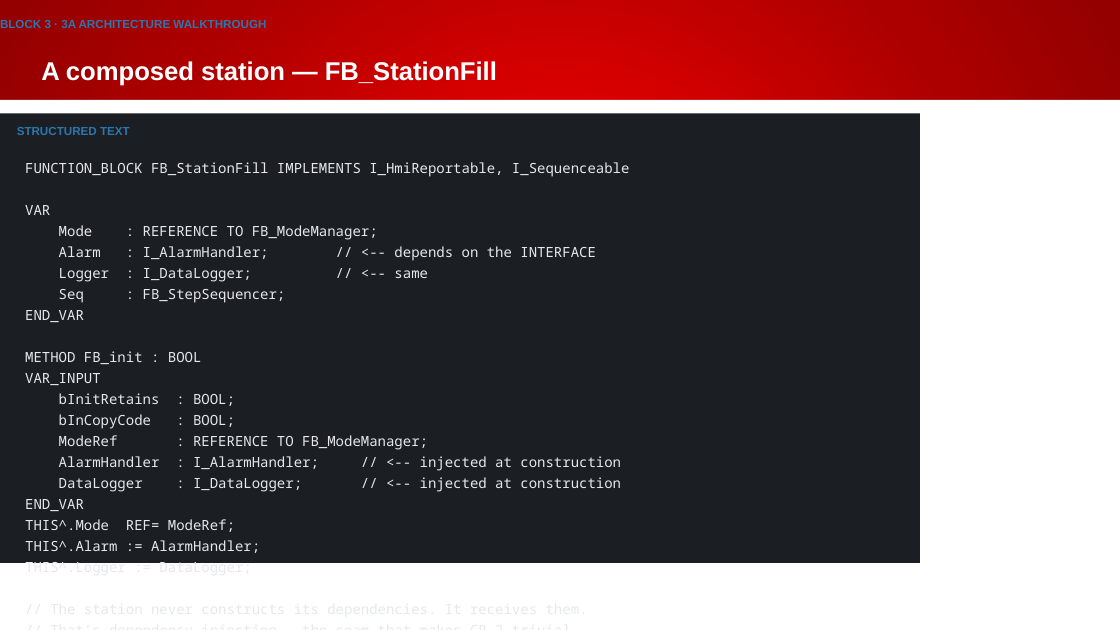
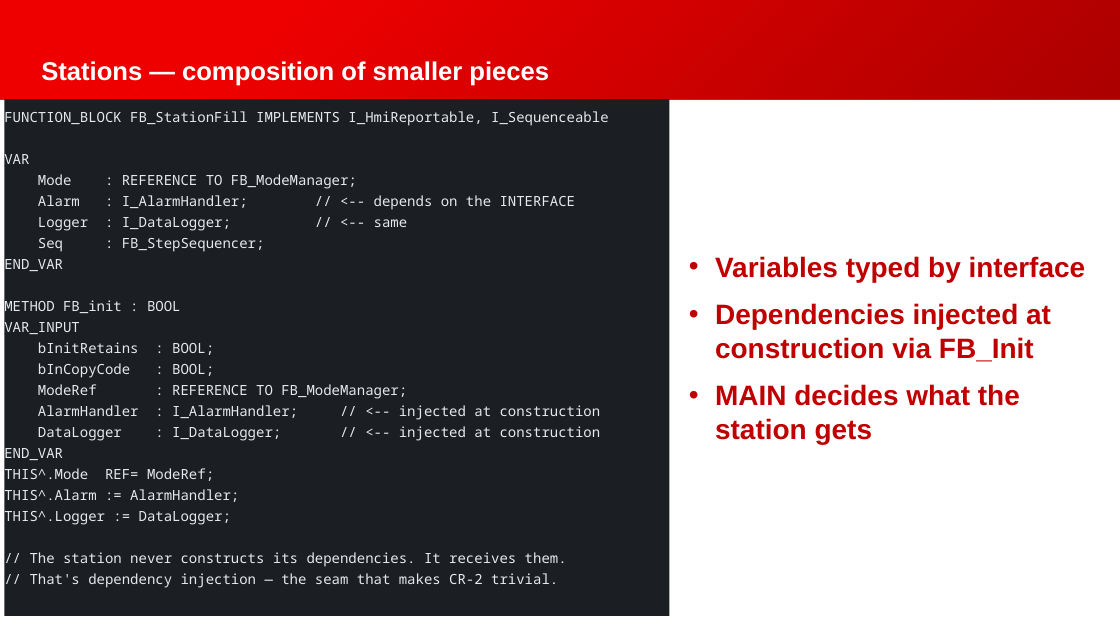
Before and after one commit to Beckhoff-USA-Community/Procedural_To_SOLID, a slide deck: slide 60 of presentation/NEM2026_workshop.pptx (slide 58 before the commit). Drawn at 1120x630 pixels with LibreOffice and Linux fonts; fonts in the diff are those of the drawing; background and template pictures are left out. Boxes give left, top, right and bottom in pixels: in the first picture for what was removed or moved away, otherwise in the second. Text is boxed around its words. In the diff, an @@ line names an element or a change of style, - is before the commit and + after.

```diff
--- a/presentation/NEM2026_workshop.pptx
+++ b/presentation/NEM2026_workshop.pptx
@@ text removed at bbox=[0, 20, 266, 28] @@
-BLOCK 3 · 3A ARCHITECTURE WALKTHROUGH
@@ title at bbox=[41, 61, 549, 86]: text changed @@
-A composed station — FB_StationFill
+Stations — composition of smaller pieces
@@ text "FUNCTION_BLOCK FB_StationFill IMPLEMENTS I_HmiReportable, I_ ..." rewrapped from bbox=[25, 162, 630, 553] to bbox=[4, 108, 609, 588] @@
@@ rectangle: place and size @@
-rectangle at bbox=[0, 113, 920, 563]
+rectangle at bbox=[4, 99, 670, 616]
@@ text removed at bbox=[17, 127, 130, 135] @@
-STRUCTURED TEXT
@@ text added at bbox=[715, 256, 1086, 444], 24 pt, text #C00000, bold @@
+• Variables typed by interface
+• Dependencies injected at construction via FB_Init
+• MAIN decides what the station gets
```
Also in this commit, not shown: 68 other slides changed, 9 slides added, 4 slides removed, 3 other files.
